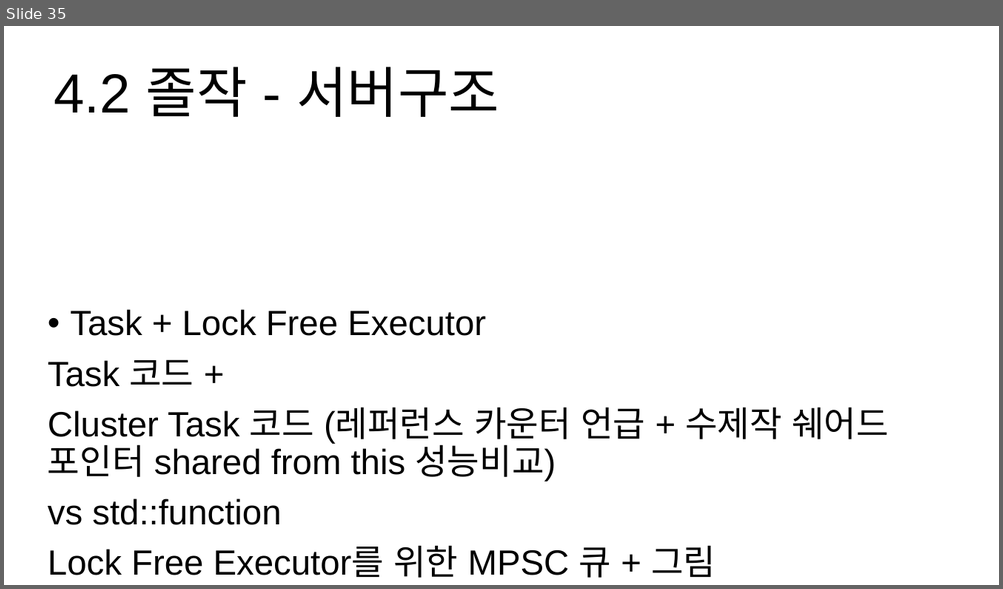
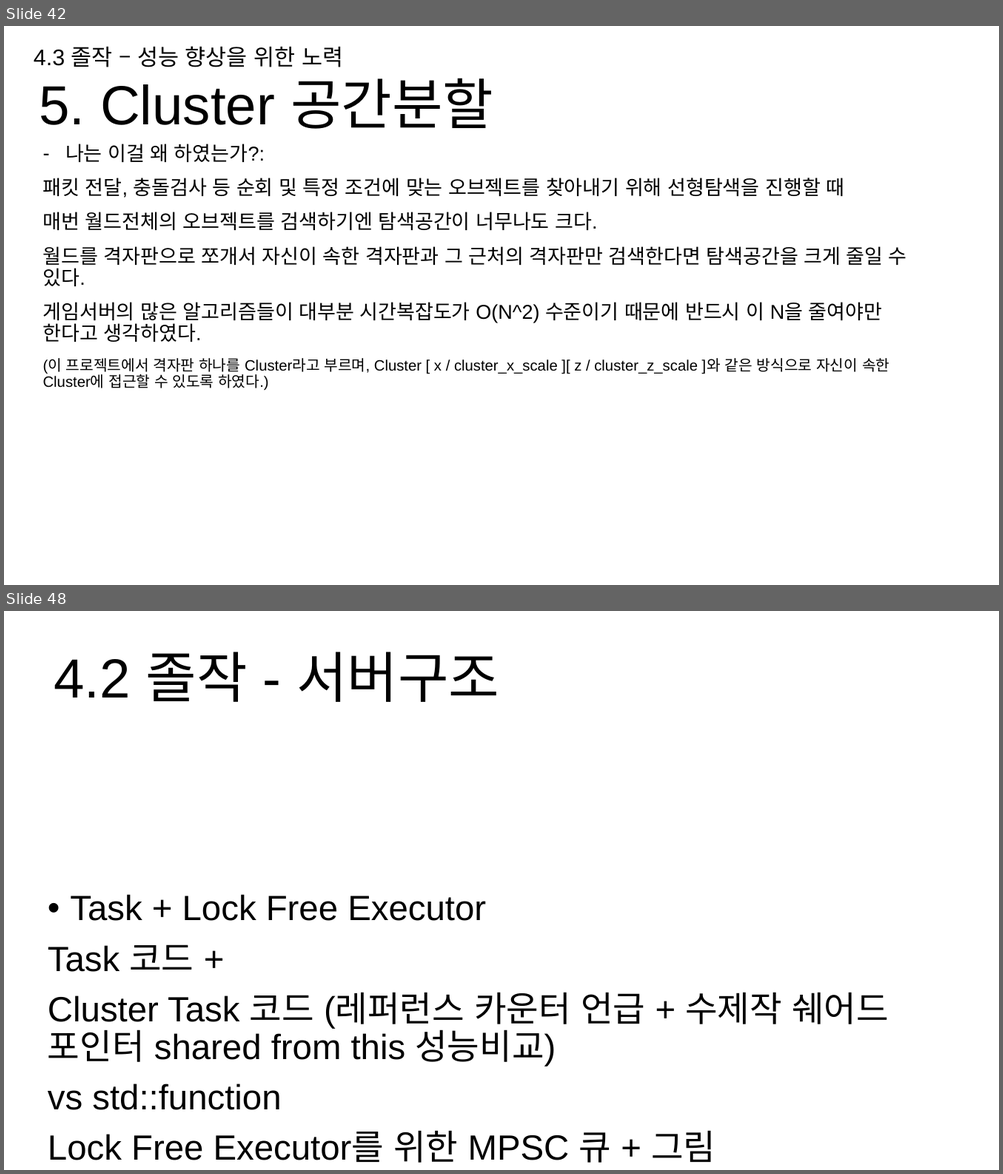
Before and after one commit to hypernagox/FYP_Evergreen, a slide deck: 포트폴리오/서버_최재혁/포트폴리오.pptx. Shown one above the other, each under a label of ours: slide 35 before the commit, slides 42 and 48 after it; the slides between them are not shown. The pictures are 1003x589 and 1003x1174 pixels, drawn with LibreOffice and Linux fonts; fonts in the diff are those of the drawing. Boxes give left, top, right and bottom in pixels: in the first picture for what was removed or moved away, otherwise in the second. Text is boxed around its words. In the diff, an @@ line names an element or a change of style, - is before the commit and + after.

```diff
--- a/포트폴리오/서버_최재혁/포트폴리오.pptx
+++ b/포트폴리오/서버_최재혁/포트폴리오.pptx
@@ slide 42 added at [4, 26, 999, 585], background #FFFFFF @@
@@ text added at [34, 46, 343, 67], 18 pt, text #000000 @@
+4.3 졸작 – 성능 향상을 위한 노력
@@ title added at [40, 78, 493, 129], 44 pt, text #000000 @@
+5. Cluster 공간분할
@@ text added at [43, 144, 907, 391], 16 pt, text #000000 @@
+– 나는 이걸 왜 하였는가?:
+패킷 전달, 충돌검사 등 순회 및 특정 조건에 맞는 오브젝트를 찾아내기 위해 선형탐색을 진행할 때
+매번 월드전체의 오브젝트를 검색하기엔 탐색공간이 너무나도 크다.
+월드를 격자판으로 쪼개서 자신이 속한 격자판과 그 근처의 격자판만 검색한다면 탐색공간을 크게 줄일 수 있다.
+게임서버의 많은 알고리즘들이 대부분 시간복잡도가 O(N^2) 수준이기 때문에 반드시 이 N을 줄여야만 한다고 생각하였다.
+(이 프로젝트에서 격자판 하나를 Cluster라고 부르며, Cluster [ x / cluster_x_scale ][ z / cluster_z_scale ]와 같은 방식으로 자신이 속한 Cluster에 접근할 수 있도록 하였다.)
@@ what was slide 35 is now slide 48 @@
```
Also in this commit, not shown: 3 slides changed, 12 other slides added, 8 other files.
